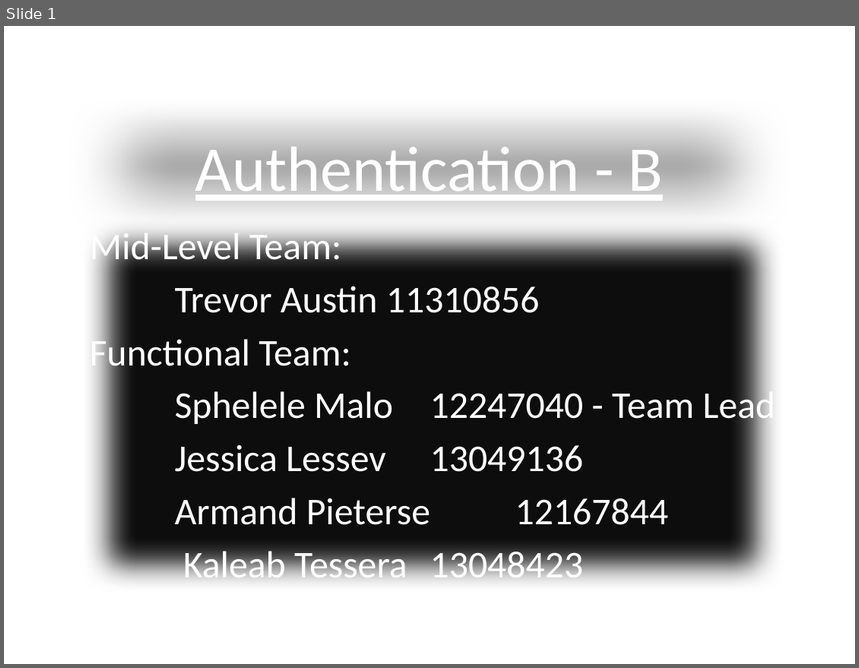
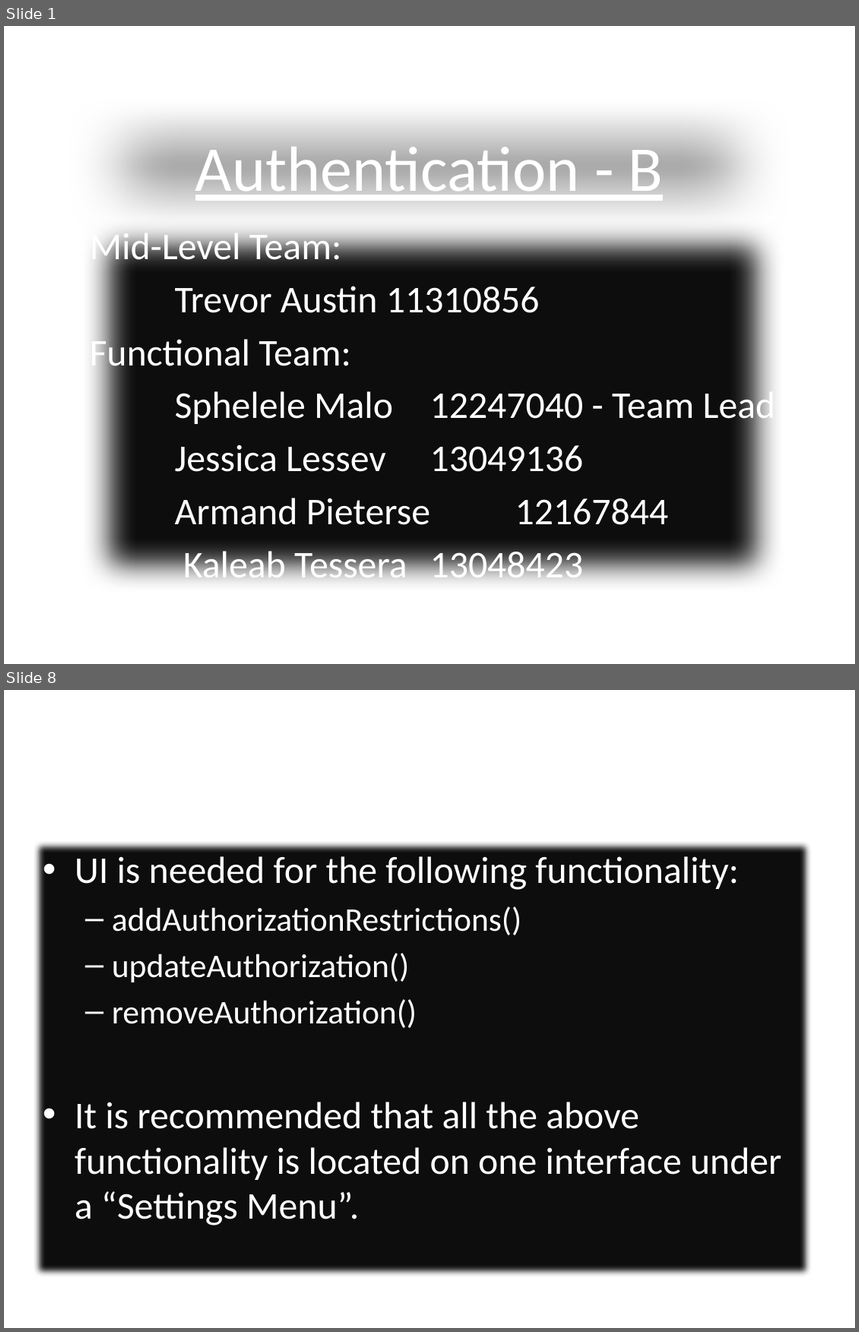
Before and after one commit to BuzzSpaceB/Authorization, a slide deck: Authentication - B.pptx. Shown one above the other, each under a label of ours: slide 1 before the commit, slides 1 and 8 after it; the slides between them are not shown. The pictures are 859x668 and 859x1332 pixels, drawn with LibreOffice and Linux fonts; fonts in the diff are those of the drawing; background and template pictures are left out. Boxes give left, top, right and bottom in pixels: in the first picture for what was removed or moved away, otherwise in the second. Text is boxed around its words. In the diff, an @@ line names an element or a change of style, - is before the commit and + after.

```diff
--- a/Authentication - B.pptx
+++ b/Authentication - B.pptx
@@ slide 8 added at [4,690,855,1328], background picture (left out) @@
@@ title added at [47,716,813,828], 54 pt, text #FFFFFF, underline @@
+UI Elements
@@ text added at [34,841,811,1277], fill #0D0D0D, 32 pt, text #FFFFFF @@
+• UI is needed for the following functionality:
+  – addAuthorizationRestrictions()
+  – updateAuthorization()
+  – removeAuthorization()
+• It is recommended that all the above functionality is located on one interface under a “Settings Menu”.
```
Also in this commit, not shown: 6 slides changed, 1 other slide added, 1 slide removed, 2 other files.
